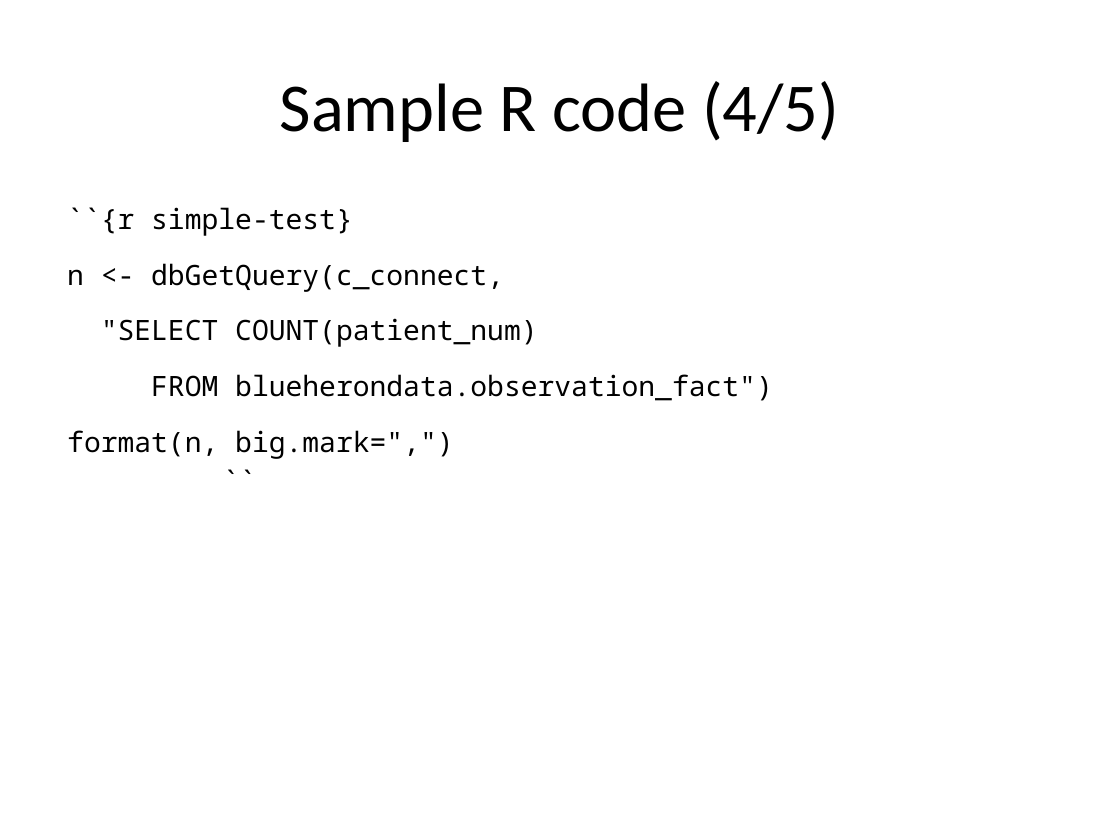
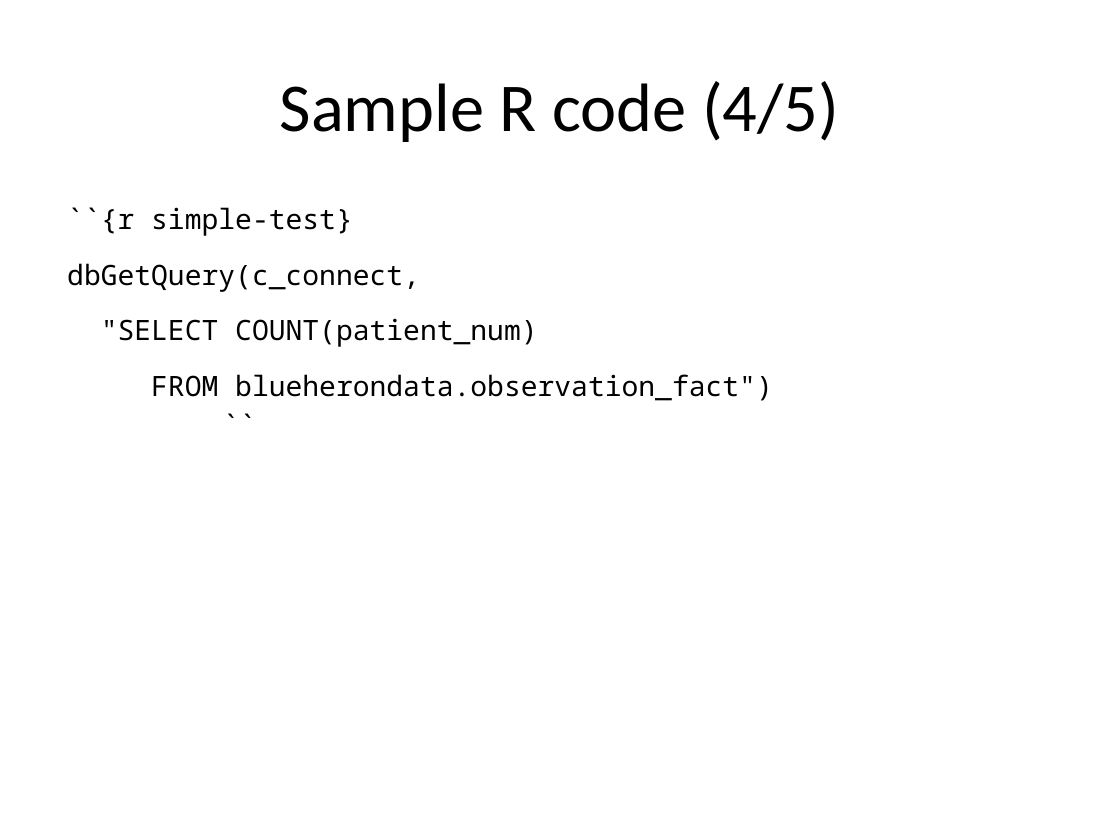
Before and after one commit to kumc-bmi/heron-i2b2-analytics, a slide deck: slide 16 of talks/sql-into-r/slides.pptx. Drawn at 1120x840 pixels with LibreOffice and Linux fonts; fonts in the diff are those of the drawing. Boxes give left, top, right and bottom in pixels: in the first picture for what was removed or moved away, otherwise in the second. Text is boxed around its words. In the diff, an @@ line names an element or a change of style, - is before the commit and + after.

Commit message:
Fixed small typo in sal-into-r slides.

```diff
--- a/talks/sql-into-r/slides.pptx
+++ b/talks/sql-into-r/slides.pptx
@@ text at bbox=[67, 207, 773, 401]: text changed @@
-``{r simple-test}
-n <- dbGetQuery(c_connect,
-"SELECT COUNT(patient_num)
-FROM blueherondata.observation_fact")
-format(n, big.mark=",")
-``
+``{r simple-test}
+dbGetQuery(c_connect,
+"SELECT COUNT(patient_num)
+FROM blueherondata.observation_fact")
+``
```
Also in this commit, not shown: 3 other slides changed, 2 slides added, 1 other file.
